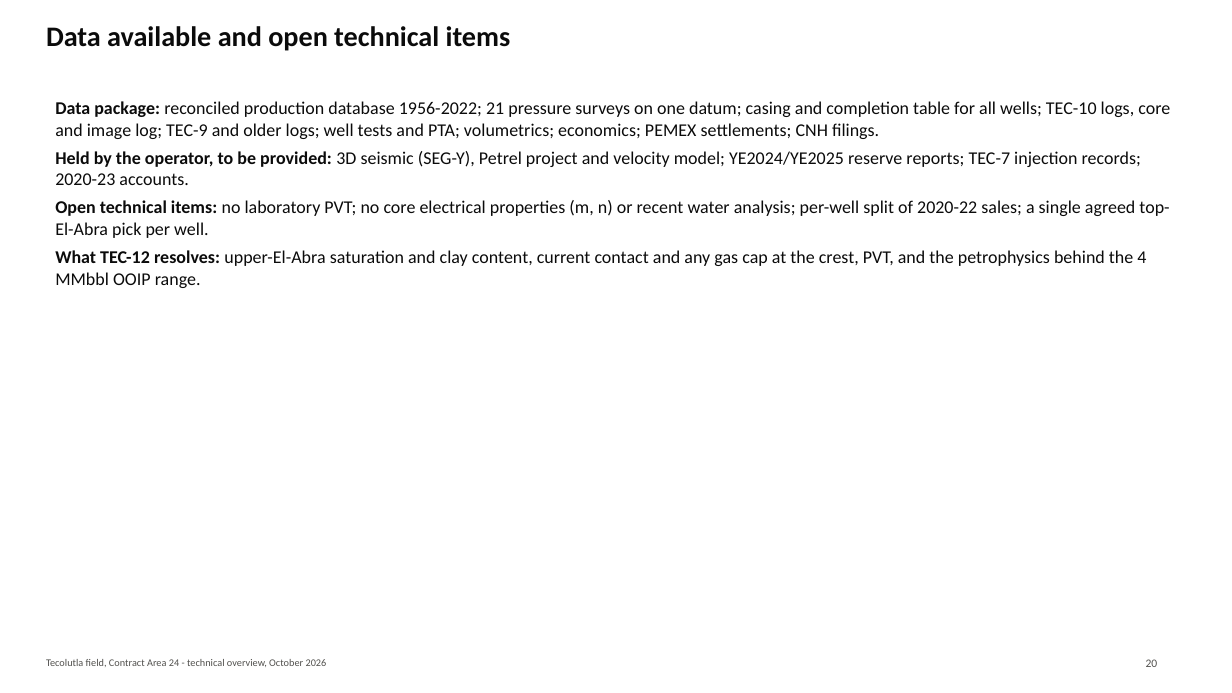
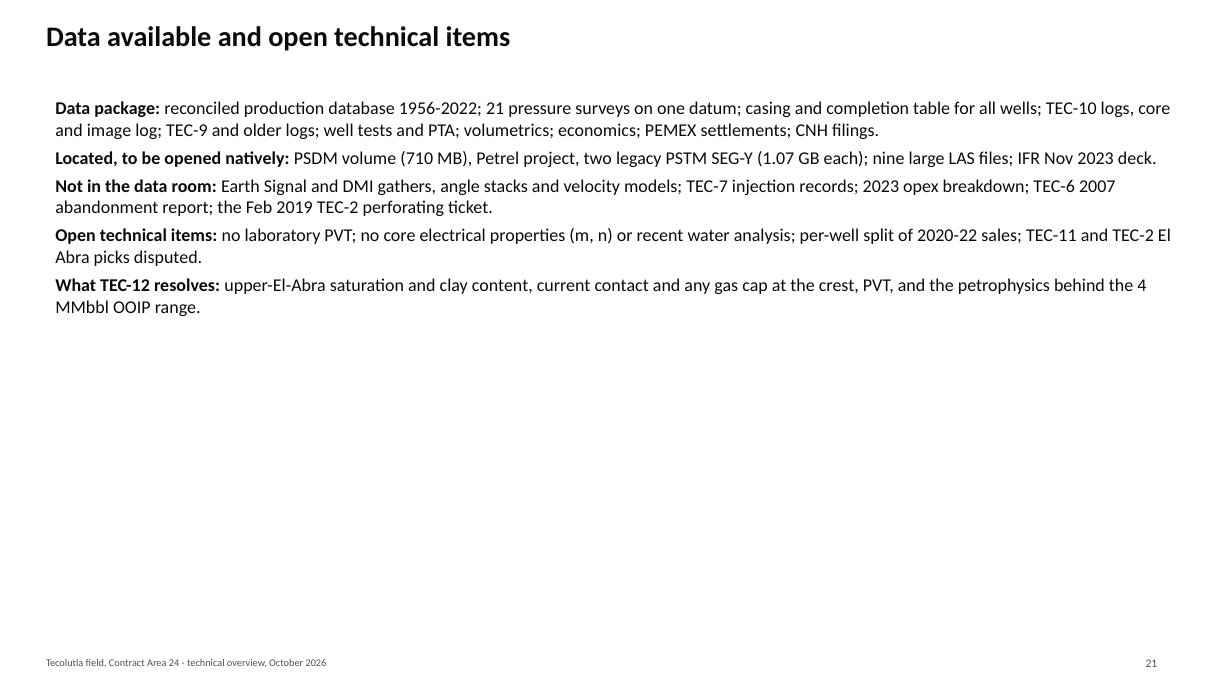
Before and after one commit to gunner1976/git_practice, a slide deck: slide 21 of docs/Tecolutla_Technical_Overview.pptx (slide 20 before the commit). Drawn at 1232x693 pixels with LibreOffice and Linux fonts; fonts in the diff are those of the drawing. Boxes give left, top, right and bottom in pixels: in the first picture for what was removed or moved away, otherwise in the second. Text is boxed around its words. In the diff, an @@ line names an element or a change of style, - is before the commit and + after.

```diff
--- a/docs/Tecolutla_Technical_Overview.pptx
+++ b/docs/Tecolutla_Technical_Overview.pptx
@@ text at [55,151,1171,266]: text changed @@
-Held by the operator, to be provided: 3D seismic (SEG-Y), Petrel project and velocity model; YE2024/YE2025 reserve reports; TEC-7 injection records; 2020-23 accounts.
-Open technical items: no laboratory PVT; no core electrical properties (m, n) or recent water analysis; per-well split of 2020-22 sales; a single agreed top-El-Abra pick per well.
+Located, to be opened natively: PSDM volume (710 MB), Petrel project, two legacy PSTM SEG-Y (1.07 GB each); nine large LAS files; IFR Nov 2023 deck.
+Not in the data room: Earth Signal and DMI gathers, angle stacks and velocity models; TEC-7 injection records; 2023 opex breakdown; TEC-6 2007 abandonment report; the Feb 2019 TEC-2 perforating ticket.
+Open technical items: no laboratory PVT; no core electrical properties (m, n) or recent water analysis; per-well split of 2020-22 sales; TEC-11 and TEC-2 El Abra picks disputed.
@@ text at [1146,659,1158,667]: text changed @@
-20
+21
```
Also in this commit, not shown: 17 other slides changed, 1 slide added, 2 other files.
